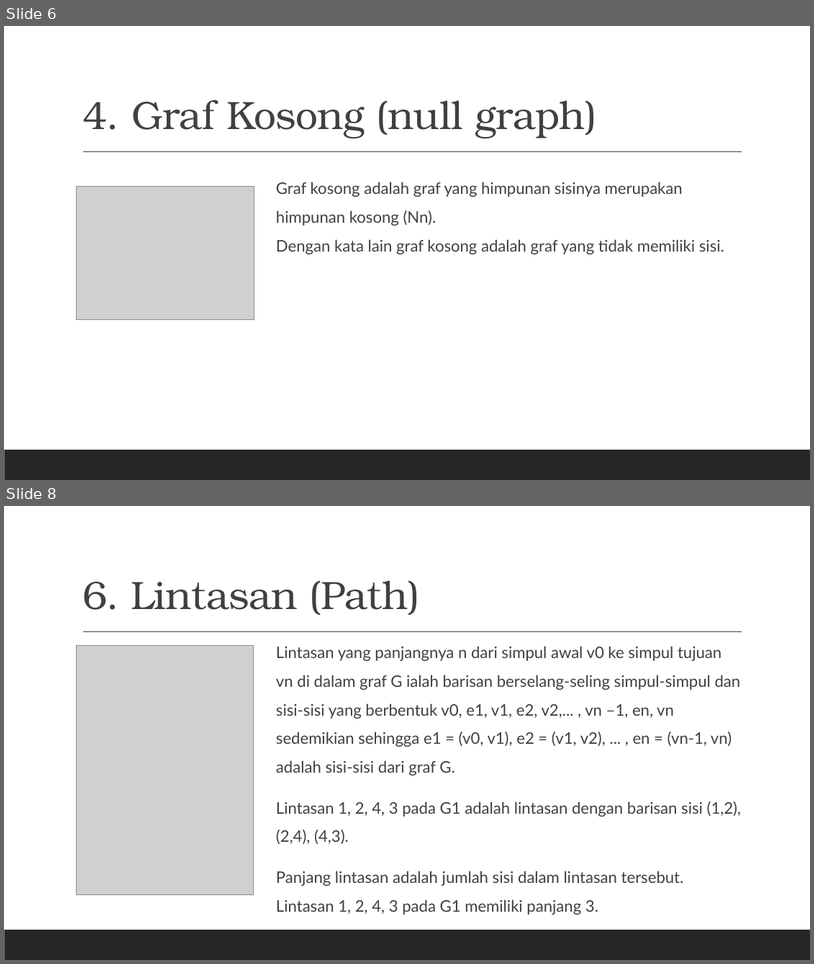
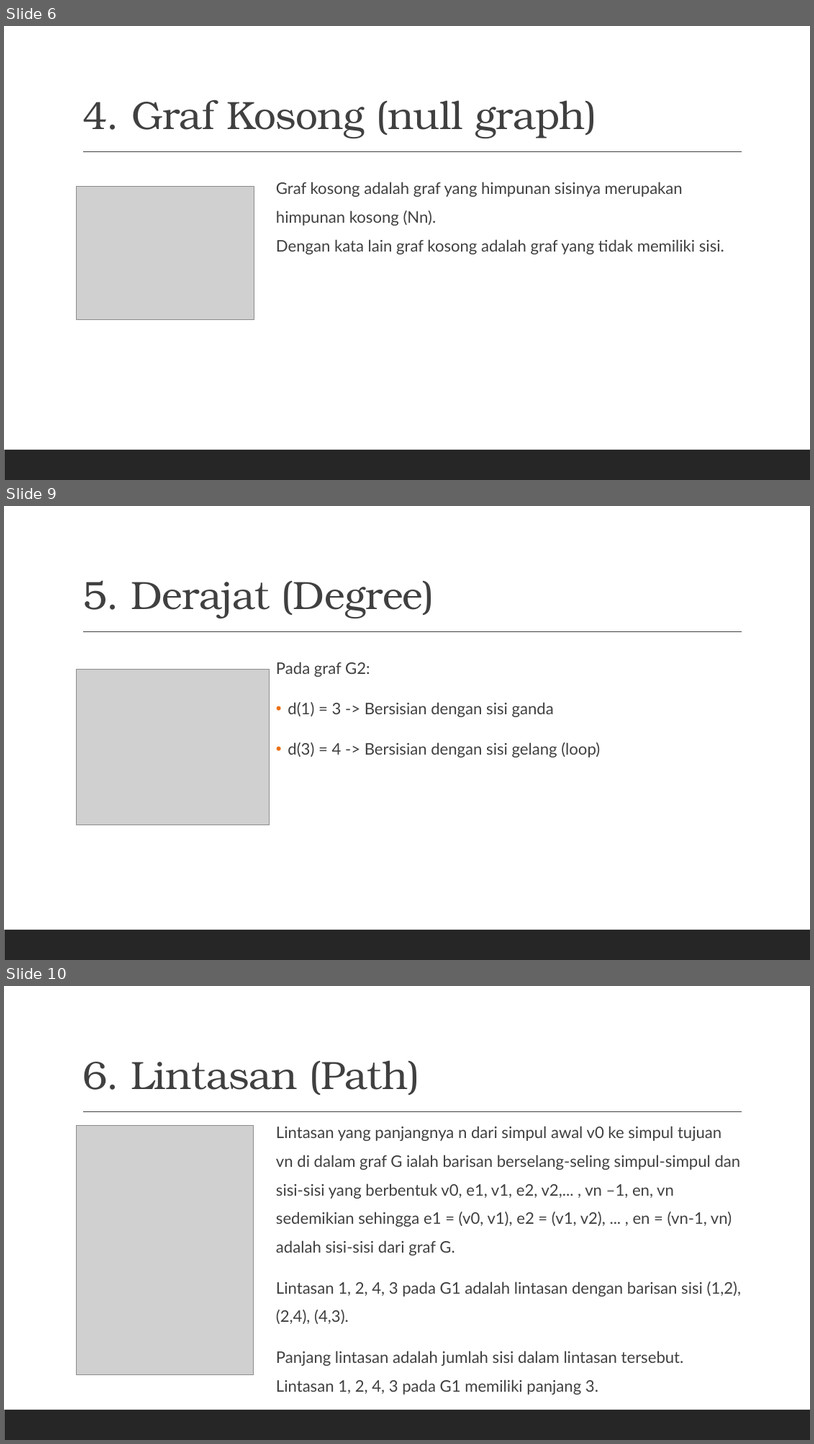
Before and after one commit to hako-975/UNPAM-File, a slide deck: semester 3/Graph Terapan/pertemuan 6/GRAPH TERAPAN - Kelompok 8 - Modul 3.pptx. Shown one above the other, each under a label of ours: slides 6 and 8 before the commit, slides 6, 9 and 10 after it; the slides between them are not shown. The pictures are 814x964 and 814x1444 pixels, drawn with LibreOffice and Linux fonts; fonts in the diff are those of the drawing; grey boxes stand for pictures. Boxes give left, top, right and bottom in pixels: in the first picture for what was removed or moved away, otherwise in the second. Text is boxed around its words. In the diff, an @@ line names an element or a change of style, - is before the commit and + after.

```diff
--- a/semester 3/Graph Terapan/pertemuan 6/GRAPH TERAPAN - Kelompok 8 - Modul 3.pptx
+++ b/semester 3/Graph Terapan/pertemuan 6/GRAPH TERAPAN - Kelompok 8 - Modul 3.pptx
@@ slide 9 added at [4, 506, 810, 960], background #FFFFFF; not listed: 2 template elements that a slide beside it also shows @@
@@ title added at [82, 580, 435, 618], 47 pt, text #404040 @@
+5. Derajat (Degree)
@@ picture added at [77, 669, 269, 825] @@
@@ text added at [276, 662, 600, 757], 19 pt, text #404040 @@
+Pada graf G2:
+• d(1) = 3 -> Bersisian dengan sisi ganda
+• d(3) = 4 -> Bersisian dengan sisi gelang (loop)
@@ what was slide 8 is now slide 10 @@
```
Also in this commit, not shown: 2 slides changed, 1 other slide added, 6 other files.
